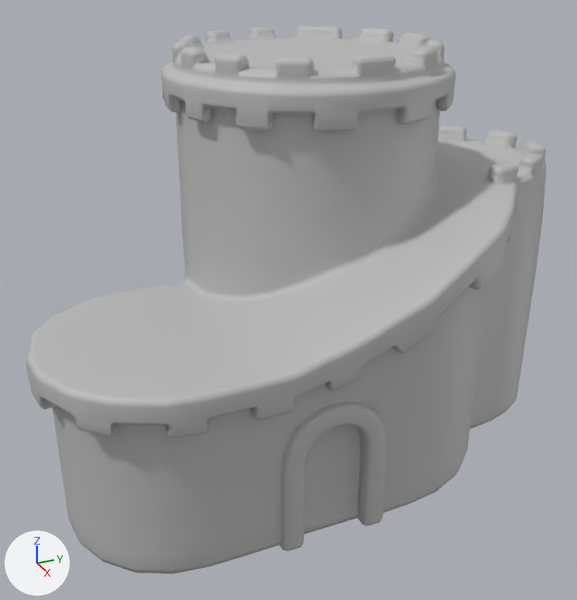
Renders of the FBX model SeniorDev_Project_BeachGame/Assets/Assets/Models/Structures/SandCastle_Part1.fbx from each side of a commit.
Camera for both pictures: a 50 mm camera at (0.1357, -0.0551, 0.0987) aimed at (0.0044, 0.004, 0.033). Arrows for +X, +Y and +Z are at lower left; the lights stay in place. The older version comes first. Where no turn or scale is listed for an object, it has been applied to the vertices.

In view in the first picture: 'Base', 'Doorway'.
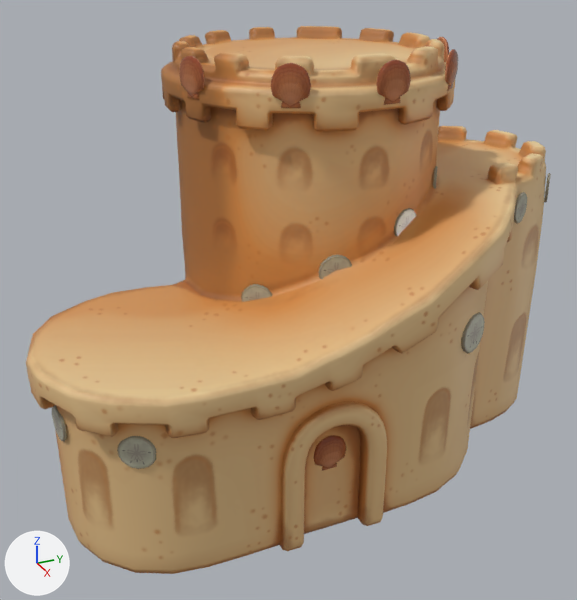
The change, as a list of edits to the scene's bpy script:
```text
Change mat_sandcastle_part1_material:
    remove mat_sandcastle_part1_material.base_color = (0.5, 0.5, 0.5)  # grey #bcbcbc
    add mat_sandcastle_part1_material.texture = img_sandcastle_part3_full_sandcastle_part1_material_albedotransparency_png
Add ob_sanddollar15:
    ob_sanddollar15 = bpy.data.objects.new('SandDollar15', me_mesh_018)  # 62 vertices, 80 faces; spans x -0.00204..0.00204, y -0.00244..0.00244, z -0.00313..0.00313; in mat_sanddollar_material (picture img_sanddollar_standardsurface1_basecolor_1001_png)
    ob_sanddollar15.location = (0.0129, -0.006, 0.0384)
Add ob_sanddollar14:
    ob_sanddollar14 = bpy.data.objects.new('SandDollar14', me_mesh_017)  # 62 vertices, 80 faces; spans x -0.00089..0.00089, y -0.00301..0.003, z -0.00313..0.00313; in mat_sanddollar_material (picture img_sanddollar_standardsurface1_basecolor_1001_png)
    ob_sanddollar14.location = (0.0198, 0.0061, 0.0446)
Add ob_sanddollar13:
    ob_sanddollar13 = bpy.data.objects.new('SandDollar13', me_mesh_016)  # 62 vertices, 80 faces; spans x -0.00126..0.00126, y -0.00289..0.0029, z -0.00313..0.00313; in mat_sanddollar_material (picture img_sanddollar_standardsurface1_basecolor_1001_png)
    ob_sanddollar13.location = (0.0189, 0.0207, 0.0508)
Add ob_shell9:
    ob_shell9 = bpy.data.objects.new('Shell9', me_mesh_003)  # 94 vertices, 110 faces; spans x -0.00176..0.00176, y -0.00283..0.00283, z -0.00348..0.00348; in mat_shell1_material (picture img_shell1_standardsurface1_basecolor_1001_png)
    ob_shell9.location = (0.0189, -0.0022, 0.0771)
Add ob_shell13:
    ob_shell13 = bpy.data.objects.new('Shell13', me_mesh_007)  # 94 vertices, 110 faces; spans x -0.00302..0.00306, y -0.00136..0.00135, z -0.00348..0.00348; in mat_shell1_material (picture img_shell1_standardsurface1_basecolor_1001_png)
    ob_shell13.location = (0.0047, -0.0138, 0.0771)
Add ob_sanddollar4:
    ob_sanddollar4 = bpy.data.objects.new('SandDollar4', me_mesh_012)  # 62 vertices, 80 faces; spans x -0.0016..0.0016, y -0.00272..0.0027, z -0.00312..0.00312; in mat_sanddollar_material (picture img_sanddollar_standardsurface1_basecolor_1001_png)
    ob_sanddollar4.location = (0.0319, -0.0342, 0.0256)
Add ob_shell11:
    ob_shell11 = bpy.data.objects.new('Shell11', me_mesh_005)  # 94 vertices, 110 faces; spans x -0.00217..0.00219, y -0.00251..0.00255, z -0.00348..0.00348; in mat_shell1_material (picture img_shell1_standardsurface1_basecolor_1001_png)
    ob_shell11.location = (0.0154, 0.0304, 0.0771)
Add ob_shell12:
    ob_shell12 = bpy.data.objects.new('Shell12', me_mesh_006)  # 94 vertices, 110 faces; spans x -0.00318..0.00316, y -0.00079..0.00087, z -0.00348..0.00348; in mat_shell1_material (picture img_shell1_standardsurface1_basecolor_1001_png)
    ob_shell12.location = (-0.0012, 0.0393, 0.0771)
Add ob_sanddollar:
    ob_sanddollar = bpy.data.objects.new('SandDollar', me_mesh_008)  # 62 vertices, 80 faces; spans x -0.00193..0.00193, y -0.00347..0.00349, z -0.00394..0.00394; in mat_sanddollar_material (picture img_sanddollar_standardsurface1_basecolor_1001_png)
    ob_sanddollar.location = (0.0312, 0.0285, 0.033)
Add ob_shell1:
    ob_shell1 = bpy.data.objects.new('Shell1', me_mesh_002)  # 94 vertices, 110 faces; spans x -0.00061..0.00061, y -0.00318..0.00318, z -0.00348..0.00348; in mat_shell1_material (picture img_shell1_standardsurface1_basecolor_1001_png)
    ob_shell1.location = (0.0331, -0.0009, 0.0165)
Add ob_sanddollar5:
    ob_sanddollar5 = bpy.data.objects.new('SandDollar5', me_mesh_013)  # 62 vertices, 80 faces; spans x -0.00303..0.00304, y -0.00067..0.00067, z -0.00312..0.00312; in mat_sanddollar_material (picture img_sanddollar_standardsurface1_basecolor_1001_png)
    ob_sanddollar5.location = (0.0187, -0.0438, 0.0256)
Add ob_sanddollar1:
    ob_sanddollar1 = bpy.data.objects.new('SandDollar1', me_mesh_009)  # 62 vertices, 80 faces; spans x -0.00233..0.00233, y -0.00217..0.00218, z -0.00313..0.00313; in mat_sanddollar_material (picture img_sanddollar_standardsurface1_basecolor_1001_png)
    ob_sanddollar1.location = (0.0102, 0.0606, 0.0505)
Add ob_shell10:
    ob_shell10 = bpy.data.objects.new('Shell10', me_mesh_004)  # 94 vertices, 110 faces; spans x -0.00045..0.00086, y -0.00317..0.0032, z -0.00348..0.00348; in mat_shell1_material (picture img_shell1_standardsurface1_basecolor_1001_png)
    ob_shell10.location = (0.0225, 0.0144, 0.0771)
Add ob_sanddollar12:
    ob_sanddollar12 = bpy.data.objects.new('SandDollar12', me_mesh_015)  # 62 vertices, 80 faces; spans x -0.00255..0.00254, y -0.00189..0.00189, z -0.00313..0.00313; in mat_sanddollar_material (picture img_sanddollar_standardsurface1_basecolor_1001_png)
    ob_sanddollar12.location = (0.0111, 0.0317, 0.0555)
Add ob_sanddollar3:
    ob_sanddollar3 = bpy.data.objects.new('SandDollar3', me_mesh_011)  # 62 vertices, 80 faces; spans x -0.00173..0.00173, y -0.00264..0.00265, z -0.00313..0.00313; in mat_sanddollar_material (picture img_sanddollar_standardsurface1_basecolor_1001_png)
    ob_sanddollar3.location = (0.0188, 0.0466, 0.0505)
```

What differs and where, as boxes [x1, y1, x2, y2] in the pictures (577 x 600 px):
'Base', surface changed (grey to orange): [26, 26, 546, 574] in both
'Doorway', surface changed: [280, 402, 387, 551] in both
'Shell9', added (brown): after [271, 63, 311, 108]
'Shell10', added (brown): after [376, 60, 411, 105]
'SandDollar4', added: after [117, 436, 156, 469]
'Shell1', added (brown): after [313, 435, 346, 471]
'Shell13', added (brown): after [179, 56, 205, 100]
'SandDollar', added: after [461, 312, 485, 354]
'SandDollar14', added (brown): after [319, 255, 352, 279]
'Shell11', added: after [445, 49, 458, 91]
'SandDollar15', added: after [241, 284, 272, 302]
'SandDollar13', added: after [394, 208, 416, 236]
'SandDollar5', added: after [52, 406, 67, 442]
'SandDollar3', added: after [514, 192, 527, 224]
'Shell12', added: after [437, 37, 449, 63]
'SandDollar1', added: after [544, 173, 551, 203]
'SandDollar12', added: after [433, 166, 437, 189]
